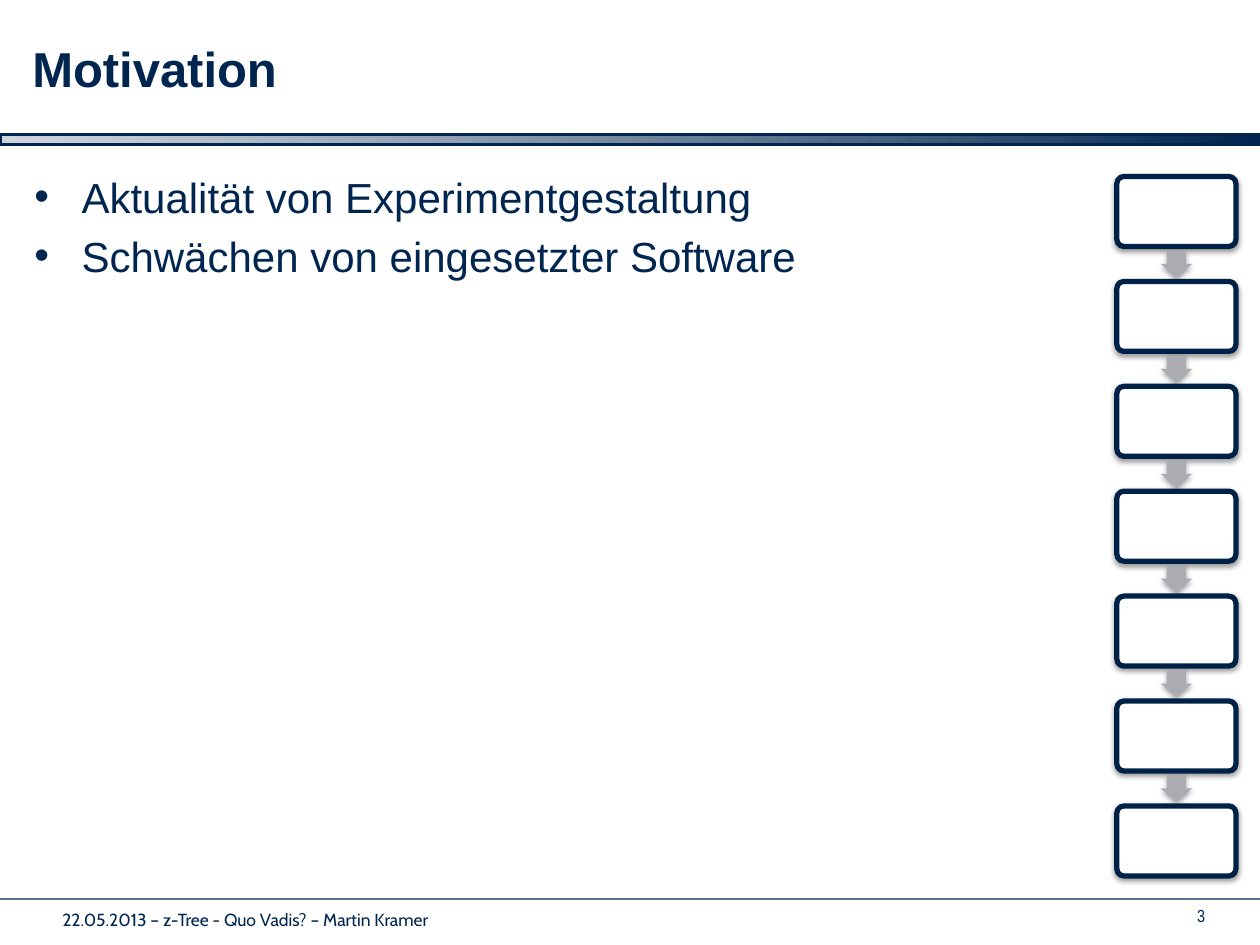
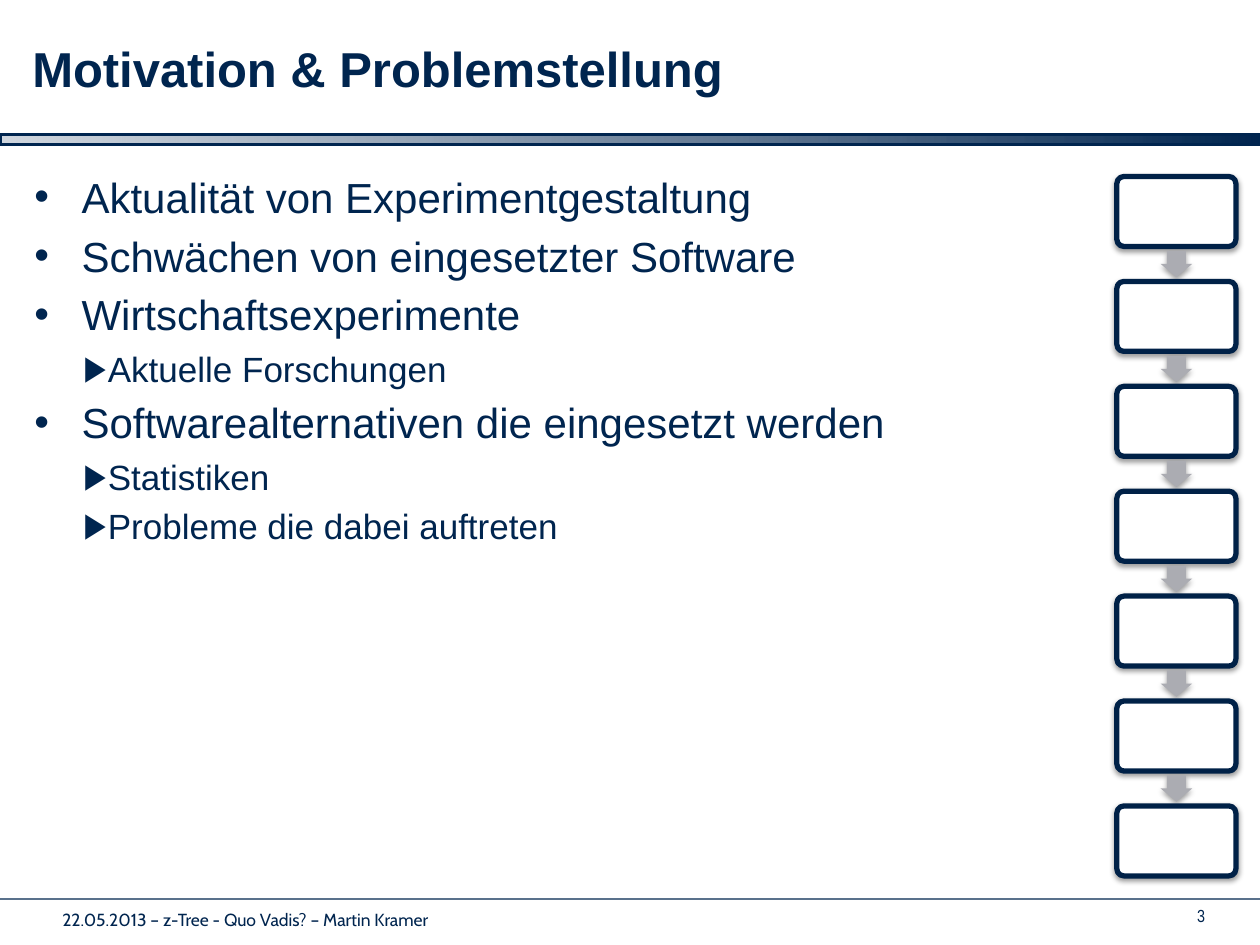
Before and after one commit to shockwavemk/pace, a slide deck: slide 3 of PaceClient/Dokumente/Vorstellung/Masterarbeit_MK.pptx. Drawn at 1260x945 pixels with LibreOffice and Linux fonts; fonts in the diff are those of the drawing; background and template pictures are left out. Boxes give left, top, right and bottom in pixels: in the first picture for what was removed or moved away, otherwise in the second. Text is boxed around its words. In the diff, an @@ line names an element or a change of style, - is before the commit and + after.

Commit message:
update presentation

```diff
--- a/PaceClient/Dokumente/Vorstellung/Masterarbeit_MK.pptx
+++ b/PaceClient/Dokumente/Vorstellung/Masterarbeit_MK.pptx
@@ title at <box>32,51,722,97</box>: text changed @@
-Motivation
+Motivation & Problemstellung
@@ text at <box>82,299,885,540</box>: paragraphs added @@
+• Wirtschaftsexperimente
+  ▶ Aktuelle Forschungen
+• Softwarealternativen die eingesetzt werden
+  ▶ Statistiken
+  ▶ Probleme die dabei auftreten
```
Also in this commit, not shown: 5 other slides changed, 1 slide removed.
